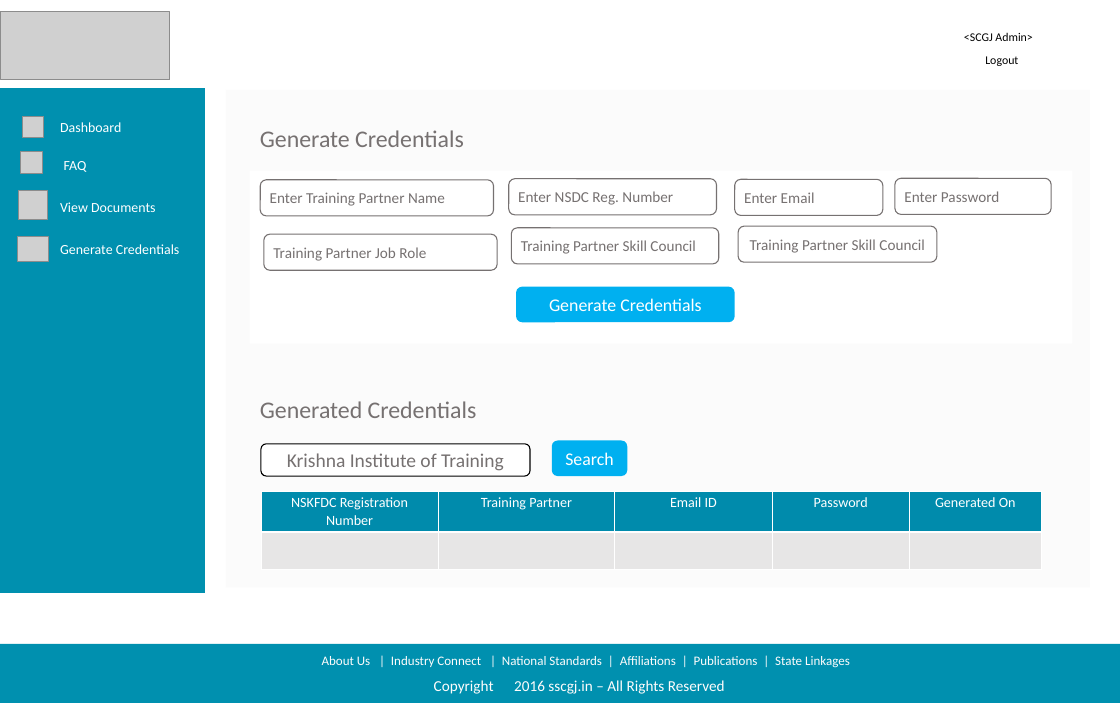
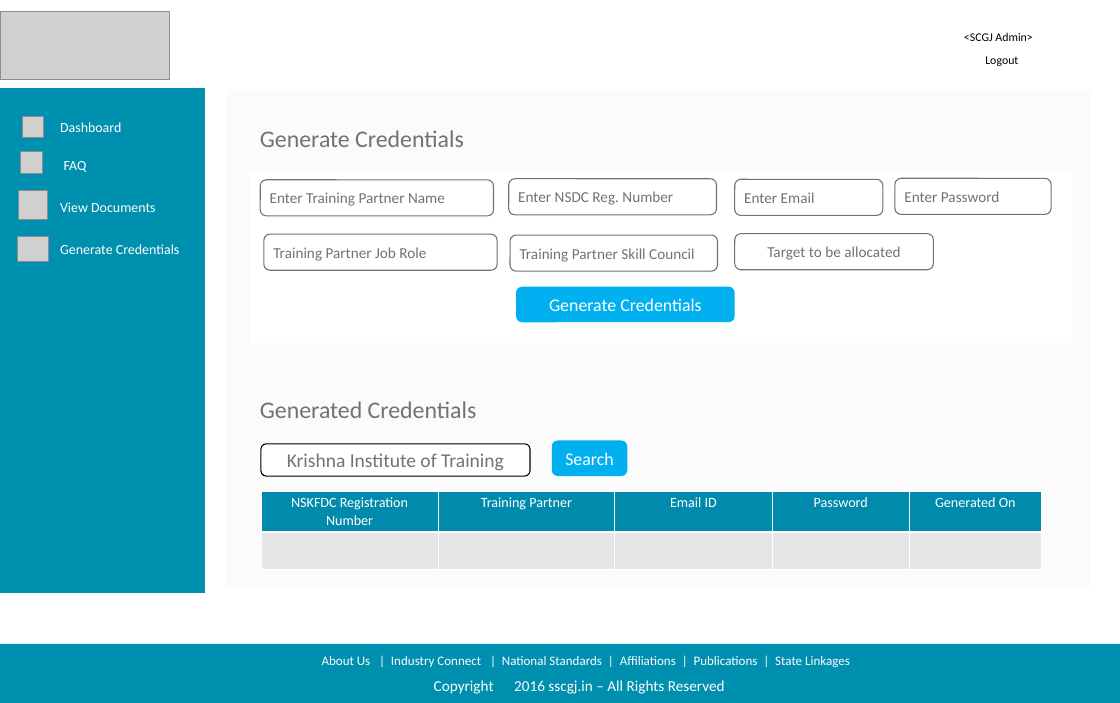
Before and after one commit to sarthakbhutani/NSKFDC-App, a slide deck: slide 17 of Requirements/Product Backlog/Screen Designs/Screen Design Deck/Updated Designs.pptx (slide 16 before the commit). Drawn at 1120x703 pixels with LibreOffice and Linux fonts; fonts in the diff are those of the drawing; grey boxes stand for pictures; background and template pictures are left out. Boxes give left, top, right and bottom in pixels: in the first picture for what was removed or moved away, otherwise in the second. Text is boxed around its words. In the diff, an @@ line names an element or a change of style, - is before the commit and + after.

```diff
--- a/Requirements/Product Backlog/Screen Designs/Screen Design Deck/Updated Designs.pptx
+++ b/Requirements/Product Backlog/Screen Designs/Screen Design Deck/Updated Designs.pptx
@@ rounded rectangle "Training Partner Skill Council": place and size @@
-rounded rectangle "Training Partner Skill Council" at [511,228,718,264]
+rounded rectangle "Training Partner Skill Council" at [510,235,717,271]
@@ rounded rectangle "Target to be allocated": place and size @@
-rounded rectangle "Target to be allocated" at [738,226,936,262]
+rounded rectangle "Target to be allocated" at [735,234,933,270]
@@ text in rounded rectangle at [767,246,900,260]: text changed @@
-Training Partner Skill Council
+Target to be allocated
```
Also in this commit, not shown: 9 other slides changed, 1 slide added, 1 other file.
